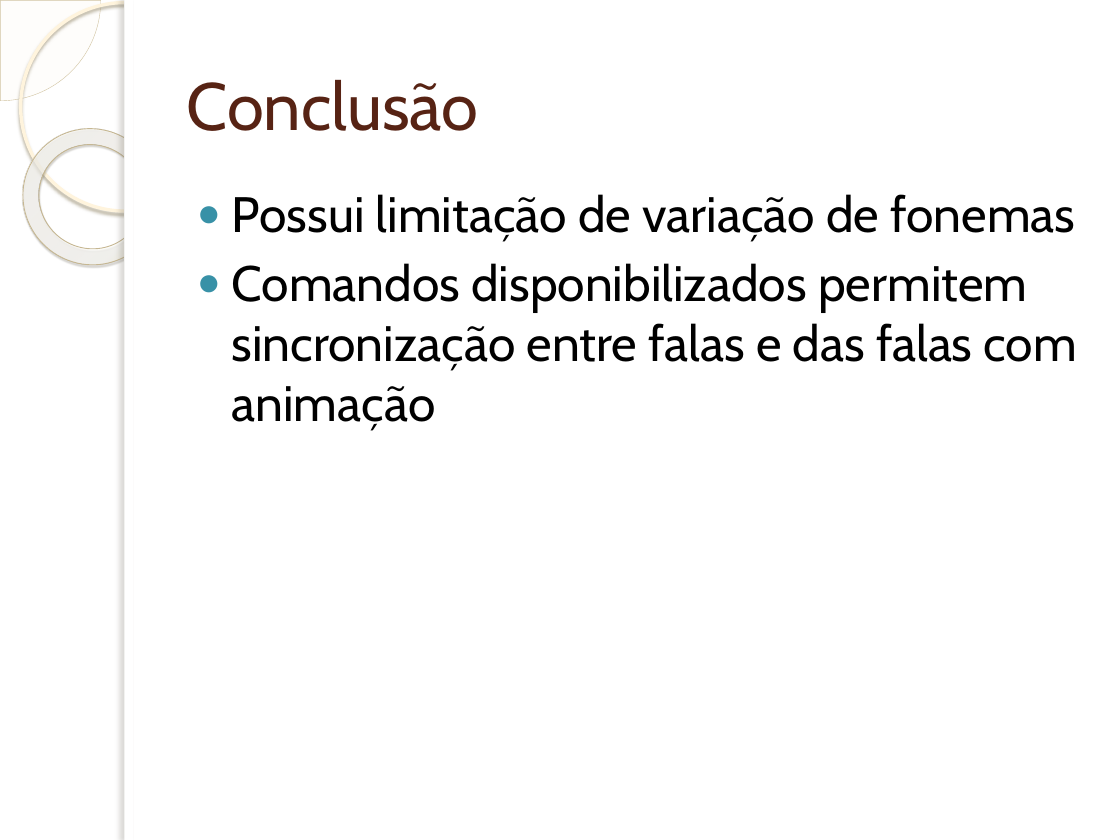
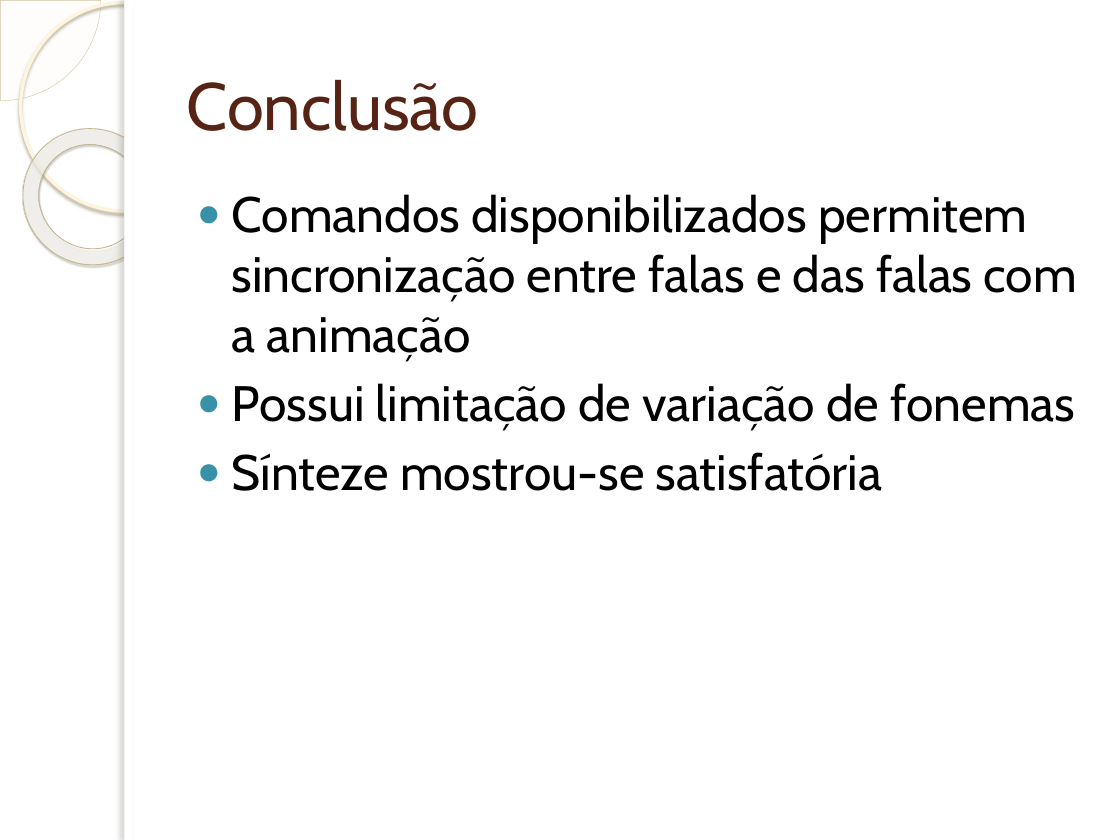
Before and after one commit to wendeldavid/soundwave, a slide deck: slide 18 of docs/tcc/Implementação de Suporta à Programação e Interpretação da.pptx (slide 15 before the commit). Drawn at 1120x840 pixels with LibreOffice and Linux fonts; fonts in the diff are those of the drawing; background and template pictures are left out. Boxes give left, top, right and bottom in pixels: in the first picture for what was removed or moved away, otherwise in the second. Text is boxed around its words. In the diff, an @@ line names an element or a change of style, - is before the commit and + after.

```diff
--- a/docs/tcc/Implementação de Suporta à Programação e Interpretação da.pptx
+++ b/docs/tcc/Implementação de Suporta à Programação e Interpretação da.pptx
@@ text at box(232, 194, 1077, 362): paragraph added @@
+● Comandos disponibilizados permitem sincronização entre falas e das falas com a animação
@@ text at box(232, 452, 882, 491): text changed @@
-● Comandos disponibilizados permitem sincronização entre falas e das falas com animação
+● Sínteze mostrou-se satisfatória
```
Also in this commit, not shown: 5 other slides changed, 9 slides added, 5 slides removed.
